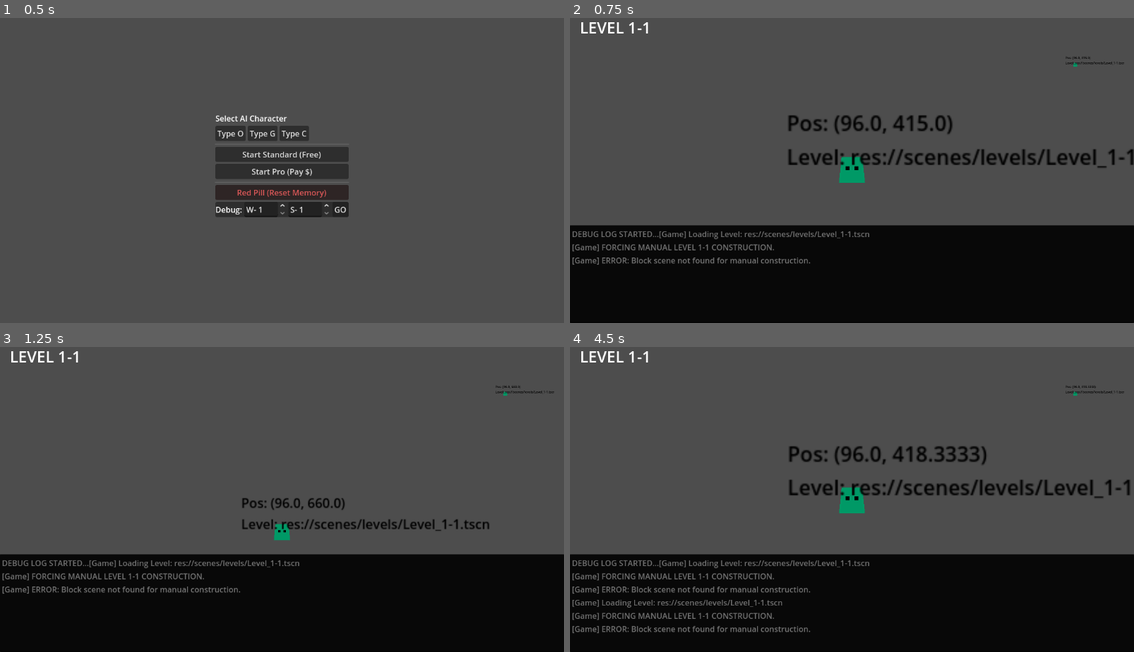
Above: before the commit, frames 1-4 (two rows, left to right).
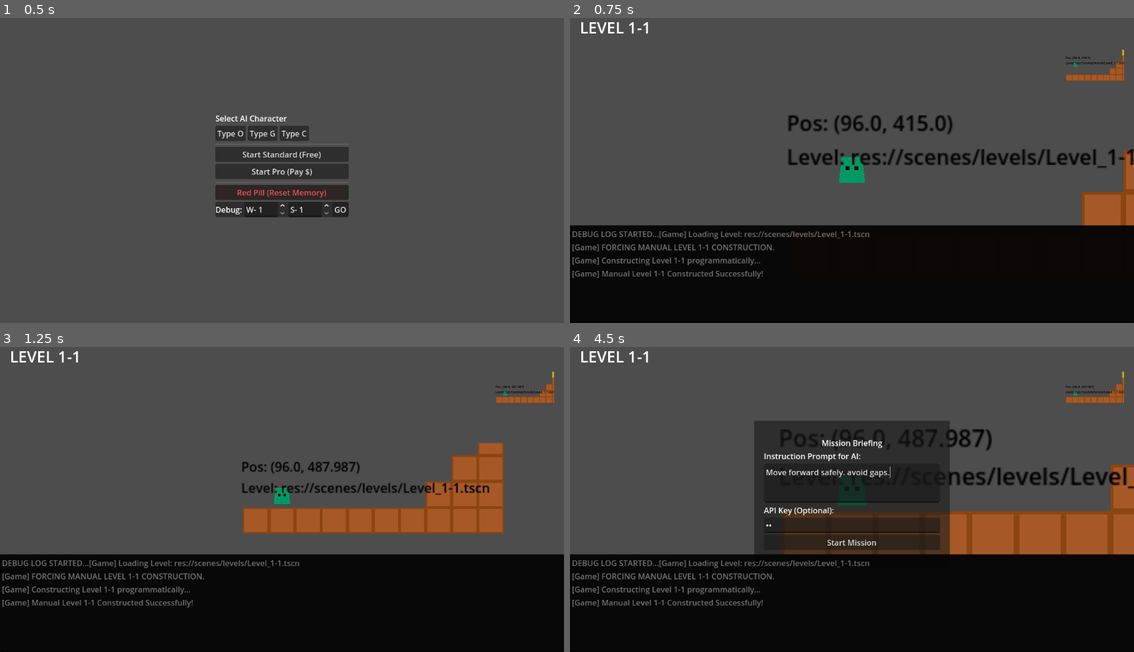
Above: after the commit, the same moments.

Repository: Naoki-kubo64/AI-Action
Game: Godot game, scene res://scenes/main_menu.tscn
Same seed, same stepped clock (60 frames per second), same inputs: the game is played once before the commit and once after it.
Inputs (mouse positions are in pixels of both pictures, inside the frame that each line leads up to):
- Up to frame 1 (0.5 s): no input
- Up to frame 2 (0.75 s): click "Start Standard (Free)" at 0.5 s
- Up to frame 3 (1.25 s): no input
- Up to frame 4 (4.5 s): click (852, 523) at 2.77 s; type "12" at 2.85 s; click "Start Mission" at 3.5 s; click (852, 484) at 4.25 s, where only the run before the commit has a clickable "Retry Standard (Free)"

Frame 1 is identical in both runs. In frame 2, 2.2% of the frame differs, in the area x 0-100%, y 10-86%; in frame 3, 8.2%; in frame 4, 23%, in the area x 0-100%, y 8-94%.

Commit message:
fix: construct blocks programmatically without external scene file

Diff:
--- a/scripts/controllers/game_controller.gd
+++ b/scripts/controllers/game_controller.gd
@@ -400,59 +400,79 @@
 		log_node.scroll_vertical = INF
 
 func _construct_manual_level_1_1(parent: Node2D):
-	var block_scene = load("res://scenes/block.tscn")
-	if not block_scene:
-		_log("[Game] ERROR: Block scene not found for manual construction.")
-		return
+	_log("[Game] Constructing Level 1-1 programmatically...")
 
 	var floor_node = Node2D.new()
 	floor_node.name = "Floor"
 	parent.add_child(floor_node)
 
-	# Helper to place block
-	var place = func(x_idx, y_idx):
-		var b = block_scene.instantiate()
-		b.position = Vector2(x_idx * 64, y_idx * 64)
-		floor_node.add_child(b)
+	# Helper to create a single block (StaticBody2D + CollisionShape2D + ColorRect)
+	var create_block = func(x_idx: int, y_idx: int) -> StaticBody2D:
+		var block = StaticBody2D.new()
+		block.position = Vector2(x_idx * 64, y_idx * 64)
+
+		# Collision
+		var col = CollisionShape2D.new()
+		col.position = Vector2(32, 32)
+		var shape = RectangleShape2D.new()
+		shape.size = Vector2(64, 64)
+		col.shape = shape
+		block.add_child(col)
+
+		# Visual (Brown brick)
+		var rect = ColorRect.new()
+		rect.size = Vector2(64, 64)
+		rect.color = Color(0.55, 0.27, 0.07) # Brown
+		block.add_child(rect)
+
+		# Inner bevel
+		var inner = ColorRect.new()
+		inner.size = Vector2(56, 56)
+		inner.position = Vector2(4, 4)
+		inner.color = Color(0.65, 0.35, 0.15) # Lighter brown
+		rect.add_child(inner)
+
+		return block
 
 	# Flat Area (0 to 5)
-	for i in range(6): place.call(i, 8) # y=8 -> 512
+	for i in range(6):
+		floor_node.add_child(create_block.call(i, 8))
 
 	# Stairs 1 (i=6)
-	place.call(6, 8)
+	floor_node.add_child(create_block.call(6, 8))
 
 	# Stairs 2 (i=7)
-	place.call(7, 8)
-	place.call(7, 7) # y=7 -> 448
+	floor_node.add_child(create_block.call(7, 8))
+	floor_node.add_child(create_block.call(7, 7))
 
 	# Stairs 3 (i=8)
-	place.call(8, 8)
-	place.call(8, 7)
-	place.call(8, 6) # y=6 -> 384
+	floor_node.add_child(create_block.call(8, 8))
+	floor_node.add_child(create_block.call(8, 7))
+	floor_node.add_child(create_block.call(8, 6))
 
 	# Stairs 4 (i=9) - Top
-	place.call(9, 8)
-	place.call(9, 7)
-	place.call(9, 6)
-	place.call(9, 5) # y=5 -> 320
-
-	# Goal Area
+	floor_node.add_child(create_block.call(9, 8))
+	floor_node.add_child(create_block.call(9, 7))
+	floor_node.add_child(create_block.call(9, 6))
+	floor_node.add_child(create_block.call(9, 5))
+
+	# Goal Area (on top of stack 4)
 	var goal = Area2D.new()
 	goal.name = "GoalArea"
 	goal.add_to_group("goal")
-	goal.position = Vector2(9 * 64, 4 * 64) # On top of stack 4
-
-	var col = CollisionShape2D.new()
-	var shape = RectangleShape2D.new()
-	shape.size = Vector2(64, 64)
-	col.shape = shape
-	goal.add_child(col)
-
-	var viz = ColorRect.new()
-	viz.size = Vector2(64, 64)
-	viz.position = Vector2(-32, -32)
-	viz.color = Color(1, 0.84, 0, 0.5)
-	goal.add_child(viz)
+	goal.position = Vector2(9 * 64 + 32, 4 * 64 + 32) # Centered
+
+	var goal_col = CollisionShape2D.new()
+	var goal_shape = RectangleShape2D.new()
+	goal_shape.size = Vector2(64, 64)
+	goal_col.shape = goal_shape
+	goal.add_child(goal_col)
+
+	var goal_viz = ColorRect.new()
+	goal_viz.size = Vector2(64, 64)
+	goal_viz.position = Vector2(-32, -32)
+	goal_viz.color = Color(1, 0.84, 0, 0.7) # Gold
+	goal.add_child(goal_viz)
 
 	parent.add_child(goal)
-	_log("[Game] Manual Level 1-1 Constructed.")
+	_log("[Game] Manual Level 1-1 Constructed Successfully!")
